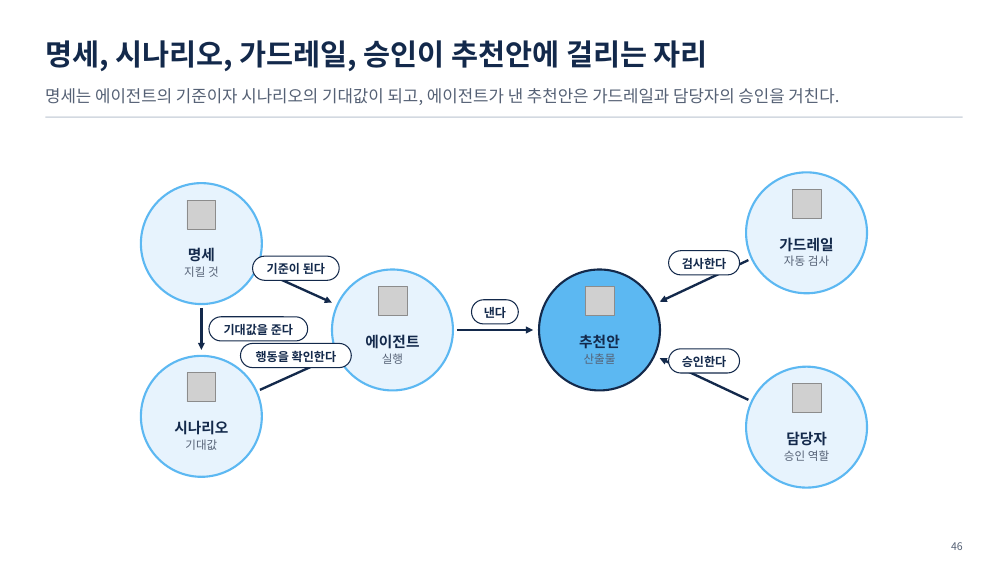
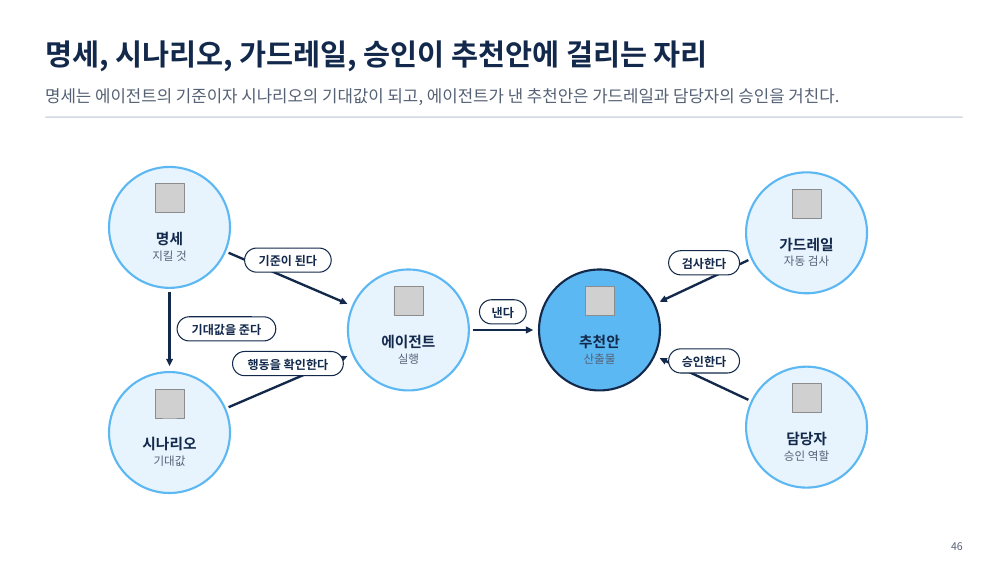
Before and after one commit to uengine-oss/hyd-iot-edu, a slide deck: slide 46 of docs/교재/통합반_오프라인/07회차/통합반_오프라인_07회차.pptx. Drawn at 1008x567 pixels with LibreOffice and Linux fonts; fonts in the diff are those of the drawing; grey boxes stand for pictures. Boxes give left, top, right and bottom in pixels: in the first picture for what was removed or moved away, otherwise in the second. Text is boxed around its words. In the diff, an @@ line names an element or a change of style, - is before the commit and + after.

```diff
--- a/docs/교재/통합반_오프라인/07회차/통합반_오프라인_07회차.pptx
+++ b/docs/교재/통합반_오프라인/07회차/통합반_오프라인_07회차.pptx
@@ ellipse: place and size @@
-ellipse at (141, 183, 262, 304)
+ellipse at (109, 167, 230, 288)
@@ picture: place and size @@
-picture at (187, 200, 216, 229)
+picture at (155, 184, 184, 212)
@@ text "명세": place and size @@
-text "명세" at (184, 247, 219, 277)
+text "명세" at (152, 231, 187, 261)
@@ arrow moved from (260, 270) - (332, 302) to (228, 253) - (347, 304) @@
@@ text "기준이 된다": place and size @@
-text "기준이 된다" at (267, 263, 325, 274)
+text "기준이 된다" at (259, 255, 317, 266)
@@ rounded rectangle: place and size @@
-rounded rectangle at (253, 256, 340, 281)
+rounded rectangle at (245, 248, 332, 272)
@@ 1 picture, 1 text, 1 ellipse: place and size @@
-1 picture, 1 text, 1 ellipse at (332, 269, 453, 390)
+1 picture, 1 text, 1 ellipse at (348, 269, 469, 390)
@@ arrow moved from (201, 308) - (201, 350) to (169, 292) - (169, 366) @@
@@ text "낸다": place and size @@
-text "낸다" at (484, 307, 506, 318)
+text "낸다" at (492, 307, 514, 318)
@@ rounded rectangle: place and size @@
-rounded rectangle at (472, 299, 519, 324)
+rounded rectangle at (479, 299, 526, 324)
@@ text "기대값을 준다": place and size @@
-text "기대값을 준다" at (224, 324, 293, 335)
+text "기대값을 준다" at (192, 324, 261, 335)
@@ rounded rectangle: place and size @@
-rounded rectangle at (209, 317, 308, 341)
+rounded rectangle at (177, 317, 276, 341)
@@ arrow moved from (260, 390) - (332, 358) to (228, 408) - (347, 356) @@
@@ text "행동을 확인한다": place and size @@
-text "행동을 확인한다" at (256, 350, 337, 362)
+text "행동을 확인한다" at (248, 358, 329, 370)
@@ rounded rectangle: place and size @@
-rounded rectangle at (240, 343, 352, 368)
+rounded rectangle at (233, 352, 344, 376)
@@ arrow moved from (457, 330) - (533, 330) to (473, 330) - (533, 330) @@
@@ ellipse: place and size @@
-ellipse at (141, 356, 262, 477)
+ellipse at (109, 372, 230, 493)
@@ picture: place and size @@
-picture at (187, 373, 216, 402)
+picture at (155, 389, 184, 418)
@@ text "시나리오": place and size @@
-text "시나리오" at (174, 420, 228, 450)
+text "시나리오" at (142, 436, 196, 466)
```
Also in this commit, not shown: 10 other slides changed, 35 other files.
